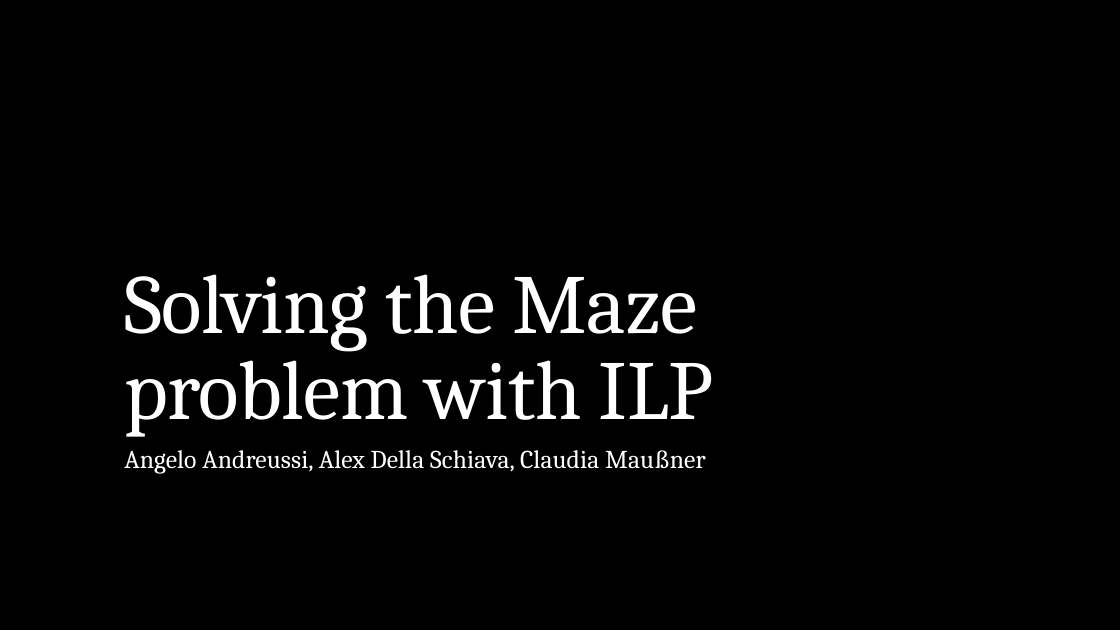
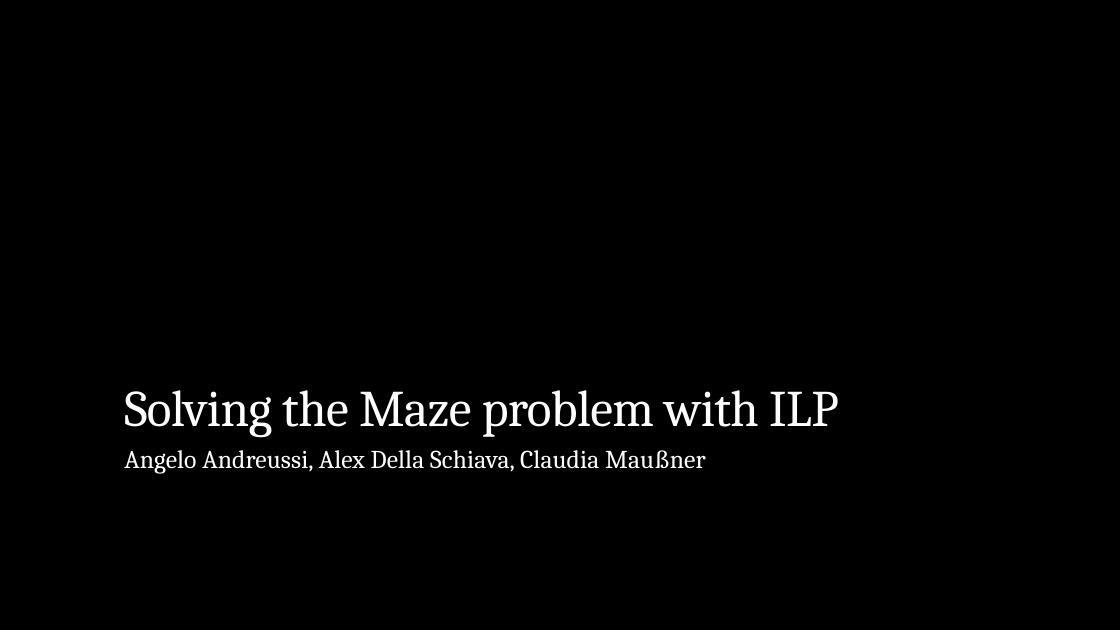
Before and after one commit to Alex-Dell1/ATAI_Maze_Project, a slide deck: slide 1 of ATAI_Presentation.pptx. Drawn at 1120x630 pixels with LibreOffice and Linux fonts; fonts in the diff are those of the drawing; background and template pictures are left out. Boxes give left, top, right and bottom in pixels: in the first picture for what was removed or moved away, otherwise in the second. Text is boxed around its words. In the diff, an @@ line names an element or a change of style, - is before the commit and + after.

```diff
--- a/ATAI_Presentation.pptx
+++ b/ATAI_Presentation.pptx
@@ title "Solving the Maze problem with ..." at box(124, 390, 839, 437): size 72 to 44 pt @@
```
Also in this commit, not shown: 4 other slides changed, 1 slide added, 3 other files.
